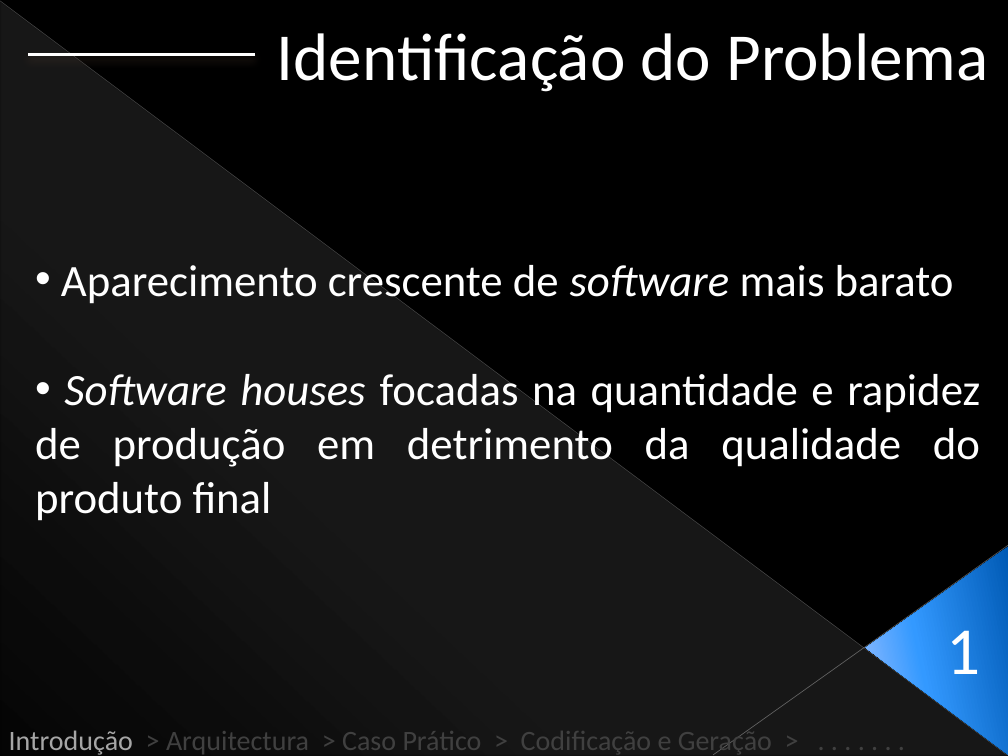
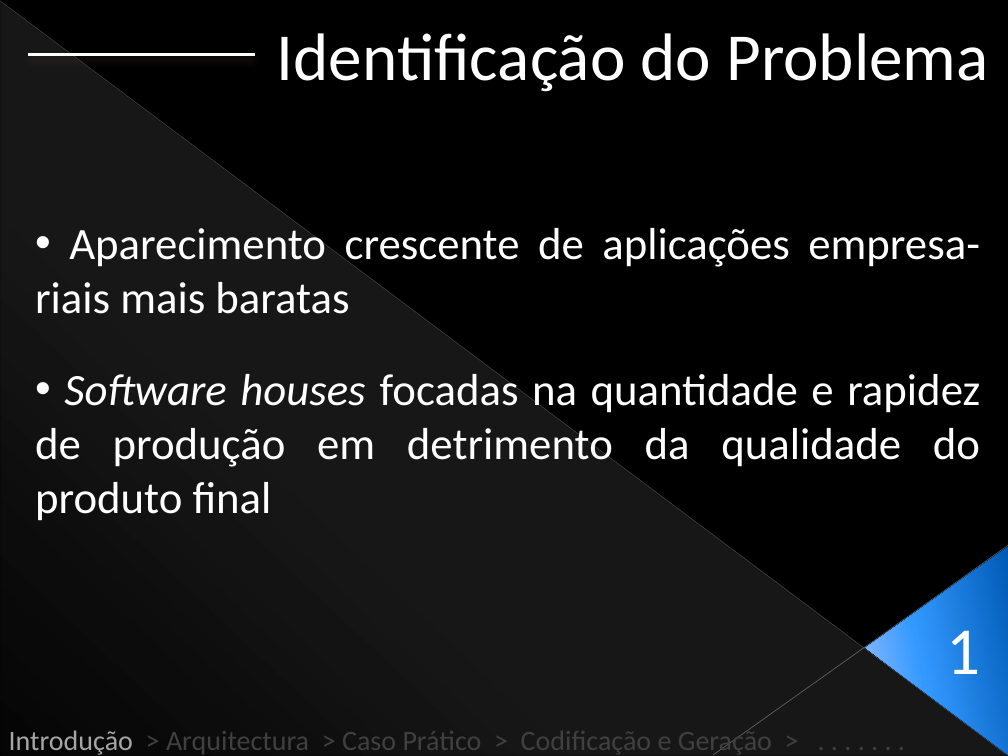
Before and after one commit to Netivski/projectoseminario, a slide deck: slide 4 of Apresentação Final/Presentation Sketch.pptx. Drawn at 1008x756 pixels with LibreOffice and Linux fonts; fonts in the diff are those of the drawing. Boxes give left, top, right and bottom in pixels: in the first picture for what was removed or moved away, otherwise in the second. Text is boxed around its words. In the diff, an @@ line names an element or a change of style, - is before the commit and + after.

```diff
--- a/Apresentação Final/Presentation Sketch.pptx
+++ b/Apresentação Final/Presentation Sketch.pptx
@@ text at (35, 228, 980, 314): text changed @@
-• Aparecimento crescente de software mais barato
+• Aparecimento crescente de aplicações empresa-riais mais baratas
```
Also in this commit, not shown: 5 other slides changed, 1 slide removed.
